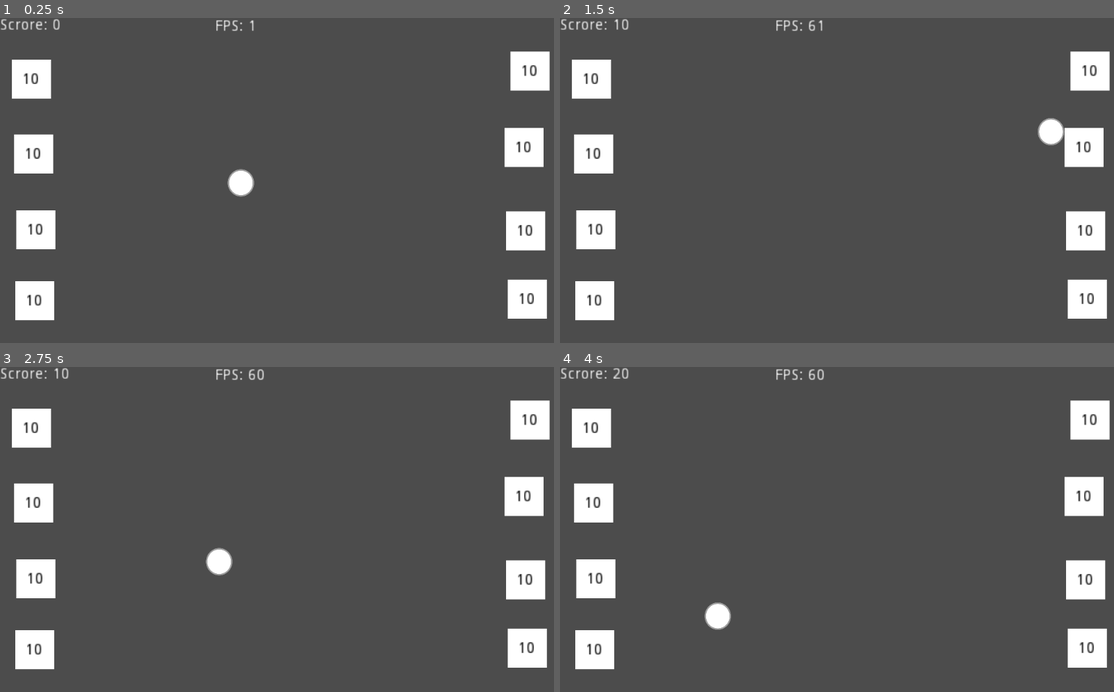
Above: before the commit, frames 1-4 (two rows, left to right).
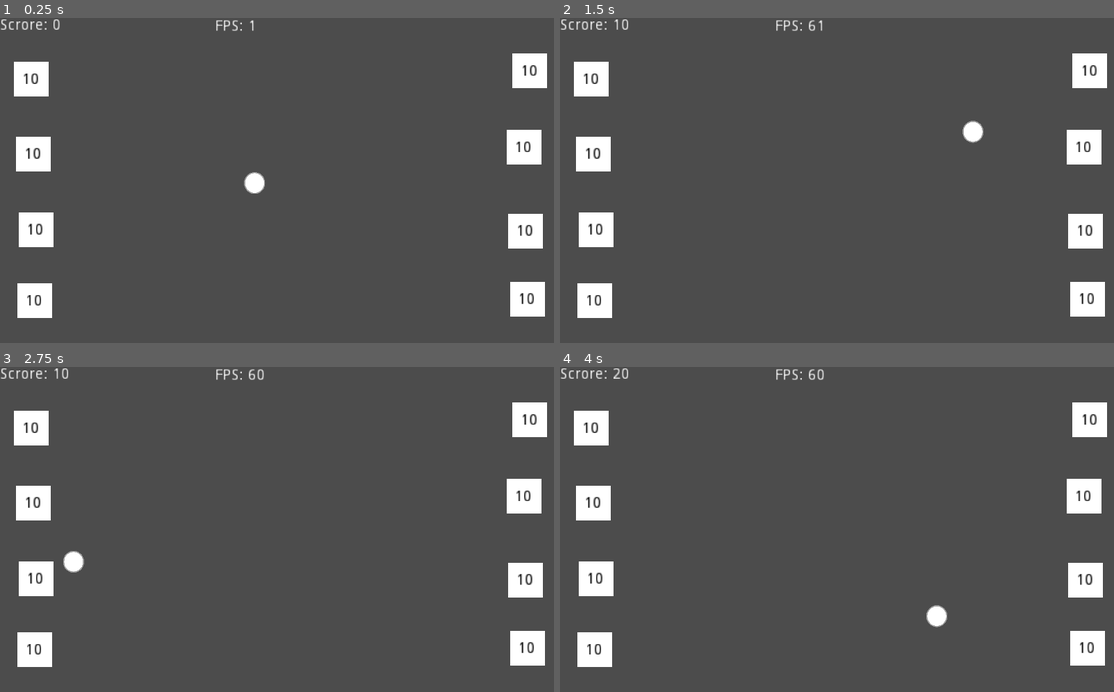
Above: after the commit, the same moments.

Repository: sugarvoid/cross-out
Game: Godot game, scene res://game/game.tscn
Same seed, same stepped clock (60 frames per second), same inputs: the game is played once before the commit and once after it. The project has no main scene, so this scene is started directly.
Inputs:
- Up to frame 1 (0.25 s): no input
- Up to frame 2 (1.5 s): tap Enter (ui_accept) at 0.5, 0.77 s
- Up to frame 3 (2.75 s): tap Enter (ui_accept) at 1.52 s
- Up to frame 4 (4 s): tap Enter (ui_accept) at 3.02, 3.77 s

The runs differ from the first frame. In frame 1, 2.1% of the frame differs, in the area x 0-100%, y 0-94%; in frame 2, 2.2%; in frame 3, 2.2%; in frame 4, 2.2%.

Commit message:
Rename flipzone to target

Diff:
--- a/game/game.gd
+++ b/game/game.gd
@@ -1,9 +1,6 @@
 extends Node2D
 
 
-# Declare member variables here. Examples:
-# var a = 2
-# var b = "text"
 const MAX_LIVES: int = 3
 
 var player_score: int
@@ -12,17 +9,15 @@
 var player: Player
 
 
-# Called when the node enters the scene tree for the first time.
 func _ready():
 	_update_score(player_score)
 	player = get_node("Player")
 	player.connect("has_hit_target", self, "_update_score")
-	pass # Replace with function body.
 
 
-# Called every frame. 'delta' is the elapsed time since the previous frame.
 func _process(delta):
 	$HUD/LblFps.text = str("FPS: ", Engine.get_frames_per_second())
+
 
 func _update_score(score: int):
 	player_score += score
--- a/game/game.tscn
+++ b/game/game.tscn
@@ -1,7 +1,7 @@
 [gd_scene load_steps=5 format=2]
 
 [ext_resource path="res://game/player.tscn" type="PackedScene" id=1]
-[ext_resource path="res://game/flip_zone.tscn" type="PackedScene" id=2]
+[ext_resource path="res://game/target.tscn" type="PackedScene" id=2]
 [ext_resource path="res://game/game.gd" type="Script" id=3]
 [ext_resource path="res://kill_zone.tscn" type="PackedScene" id=4]
 
--- a/game/player.tscn
+++ b/game/player.tscn
@@ -4,13 +4,13 @@
 [ext_resource path="res://player.svg" type="Texture" id=2]
 
 [sub_resource type="CircleShape2D" id=1]
-radius = 20.0562
+radius = 14.0801
 
 [node name="Player" type="KinematicBody2D"]
 script = ExtResource( 1 )
 
 [node name="Sprite" type="Sprite" parent="."]
-scale = Vector2( 0.5, 0.5 )
+scale = Vector2( 0.4, 0.4 )
 texture = ExtResource( 2 )
 
 [node name="CollisionShape2D" type="CollisionShape2D" parent="."]
--- a/game/flip_zone.tscn
+++ b/game/target.tscn
@@ -1,6 +1,6 @@
 [gd_scene load_steps=5 format=2]
 
-[ext_resource path="res://game/flip_zone.gd" type="Script" id=1]
+[ext_resource path="res://game/target.gd" type="Script" id=1]
 [ext_resource path="res://box_green.png" type="Texture" id=2]
 
 [sub_resource type="RectangleShape2D" id=1]
@@ -9,7 +9,7 @@
 [sub_resource type="Animation" id=2]
 resource_name = "flip_over"
 
-[node name="FlipZone" type="Area2D"]
+[node name="Target" type="Area2D"]
 script = ExtResource( 1 )
 
 [node name="CollisionShape2D" type="CollisionShape2D" parent="."]
--- /dev/null
+++ b/kill_zone.gd
@@ -0,0 +1,11 @@
+extends Area2D
+
+
+
+func _ready():
+	self.connect("body_entered", self, "_on_body_entered")
+
+
+func _on_body_entered(body: Node) -> void:
+	if body.get_class() == "Player":
+		body.went_off_screen()
--- a/kill_zone.tscn
+++ b/kill_zone.tscn
@@ -1,9 +1,12 @@
-[gd_scene load_steps=2 format=2]
+[gd_scene load_steps=3 format=2]
+
+[ext_resource path="res://kill_zone.gd" type="Script" id=1]
 
 [sub_resource type="RectangleShape2D" id=1]
 extents = Vector2( 25.5, 660.5 )
 
 [node name="KillZone" type="Area2D"]
+script = ExtResource( 1 )
 
 [node name="CollisionShape2D" type="CollisionShape2D" parent="."]
 shape = SubResource( 1 )
--- a/player.gd
+++ b/player.gd
@@ -9,7 +9,10 @@
 var jump_next = false
 var is_alive = true
 var screen_size
-var x_movement = 400
+var x_movement = 500
+
+func get_class() -> String:
+	return "Player"
 
 func _ready():
 	screen_size = get_viewport_rect().size
@@ -40,5 +43,5 @@
 	self.x_movement = x_movement * -1
 
 
-func _went_off_screen():
+func went_off_screen():
 	print("went off screen")
--- a/project.godot
+++ b/project.godot
@@ -22,6 +22,11 @@
 
 config/name="cross-out"
 config/icon="res://icon.png"
+
+[display]
+
+window/stretch/mode="2d"
+window/stretch/aspect="keep"
 
 [gui]
 
Binary file changed: box_green.png
Renamed: game/flip_zone.gd -> game/target.gd
